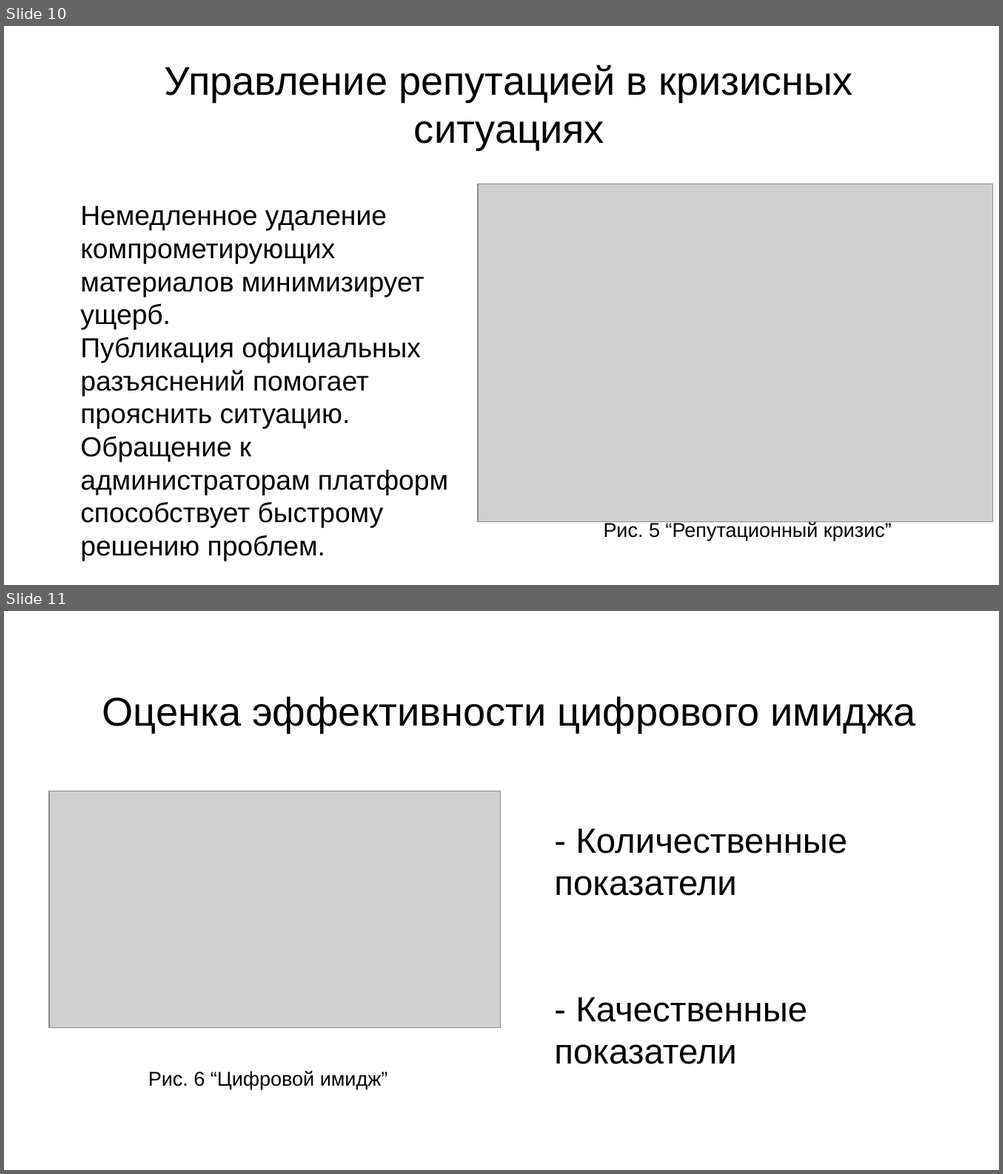
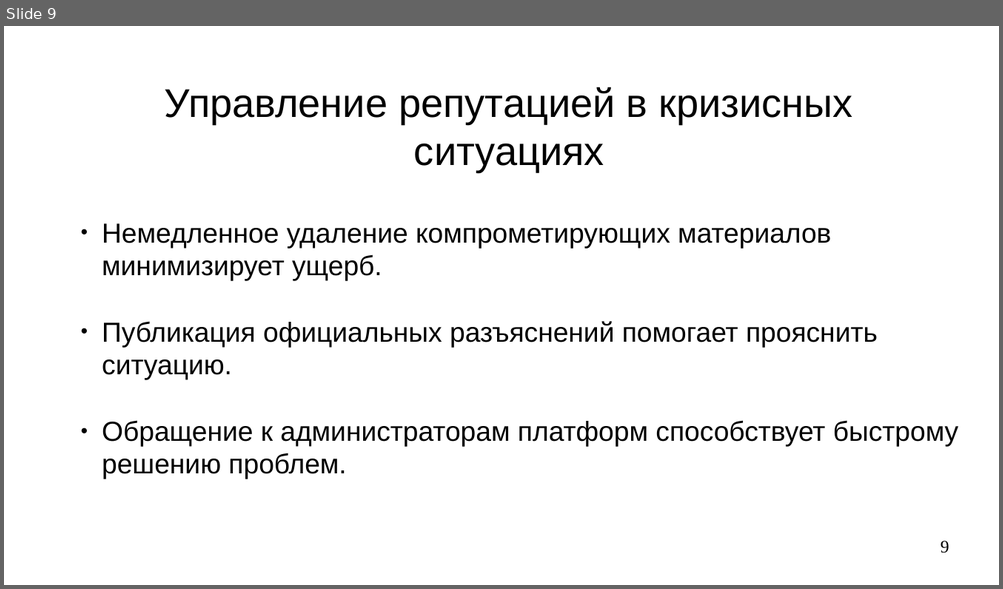
Before and after one commit to NietzschePoseidon/digital-fundamentals, a slide deck: documents/OCTpres1.odp. Shown one above the other, each under a label of ours: slides 10 and 11 before the commit, slide 9 after it. The pictures are 1003x1174 and 1003x589 pixels, drawn with LibreOffice and Linux fonts; fonts in the diff are those of the drawing; grey boxes stand for pictures. Boxes give left, top, right and bottom in pixels: in the first picture for what was removed or moved away, otherwise in the second. Text is boxed around its words. In the diff, an @@ line names an element or a change of style, - is before the commit and + after.

```diff
--- a/documents/OCTpres1.odp
+++ b/documents/OCTpres1.odp
@@ slide 11 removed at (x1=4, y1=611, x2=999, y2=1170), background #FFFFFF @@
@@ text removed at (x1=102, y1=696, x2=916, y2=733) @@
-Оценка эффективности цифрового имиджа
@@ picture removed at (x1=49, y1=792, x2=501, y2=1029) @@
@@ text removed at (x1=554, y1=829, x2=847, y2=1065) @@
-- Количественные показатели
-- Качественные показатели
@@ text removed at (x1=148, y1=1071, x2=388, y2=1090) @@
-Рис. 6 “Цифровой имидж”
@@ what was slide 10 is now slide 9 @@
@@ slide 9 changed as well @@
@@ text "Управление репутацией в кризисных ситуациях" moved from (x1=165, y1=64, x2=853, y2=150) to (x1=165, y1=87, x2=853, y2=172) @@
@@ picture removed at (x1=478, y1=184, x2=993, y2=523) @@
@@ text "Немедленное удаление компрометирующих материалов минимизируе ..." moved from (x1=80, y1=206, x2=448, y2=528) to (x1=102, y1=224, x2=959, y2=480) @@
@@ text "Немедленное удаление компрометирующих материалов минимизируе ..." at (x1=102, y1=224, x2=959, y2=480): bullet none to ● @@
@@ text removed at (x1=603, y1=522, x2=891, y2=541) @@
-Рис. 5 “Репутационный кризис”
@@ page number added at (x1=940, y1=541, x2=949, y2=554), 14 pt, text #000000 @@
+9
```
Also in this commit, not shown: 9 other slides changed, 1 slide added, 1 other slide removed.
